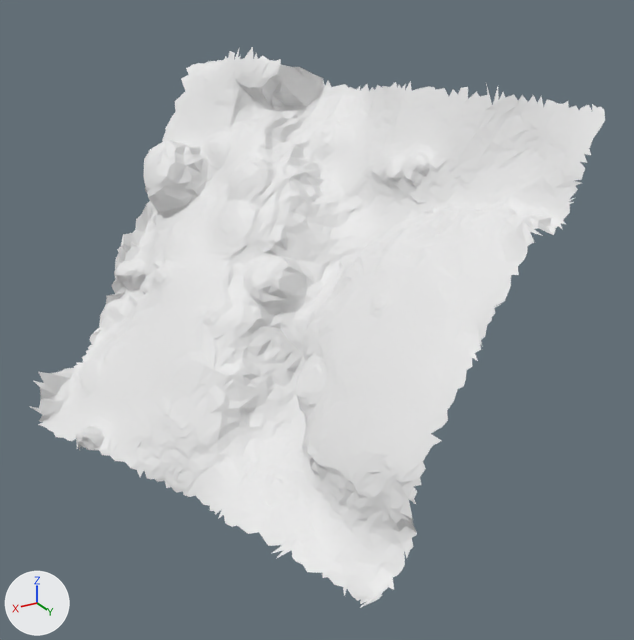
The glTF model moon small_tiles/tile_305.glb as it was, and as the next commit left it.
Both versions are drawn from a camera (50 mm lens) standing at (-17.76, 0.29, -12.91) and looking at (-22.21, -7.12, -16.62). Arrows for +X, +Y and +Z are at lower left; the lights stay in place. The older version comes first. Vertices at exactly the same position are counted once.

Objects in the first picture: 't305'.
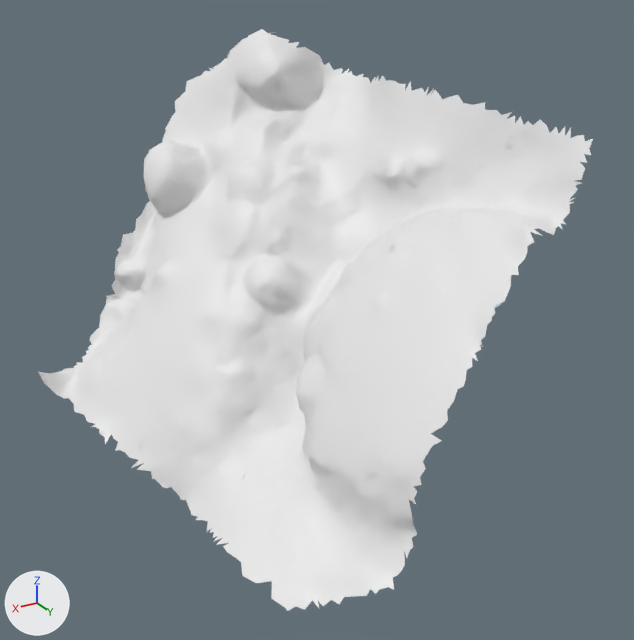
What the commit changed:
me_t305 is used by ob_t305; location (0.0, 0.0, 0.0).
me_t305 had 4957 vertices, 9553 faces and spanned x -24.21..-19.5, y -10.41..-4.66, z -18.39..-14.04.
me_t305 now has 4933 vertices, 9530 faces and spans x -24.06..-19.67, y -10.18..-4.7, z -18.58..-13.86.
me_t305 part 1: 104 vertices removed from x -21.45..-19.5, y -9.11..-4.66, z -18.39..-17.53; 85 vertices added at x -21.18..-20.44, y -7.41..-5.02, z -18.58..-18.28.
me_t305 part 2: 35 vertices removed from x -22.58..-22.11, y -10.41..-9.87, z -14.48..-14.19; 91 vertices added at x -23.7..-22.56, y -9.81..-7.93, z -14.46..-13.86.
me_t305 part 3: 61 vertices removed from x -24.21..-23.8, y -7.17..-5.29, z -14.51..-14.21.

Location of each change, [x1, y1, x2, y2] in pixels of the pictures (634 x 640 px; the box of a moved part takes in the faces that stretch with it):
't305', reshaped: before [29, 47, 605, 608]; after [38, 29, 593, 611]
part 1 of me_t305, moved or reshaped: before [29, 380, 387, 608]; after [158, 481, 344, 611]
part 2 of me_t305, built on: before [181, 56, 227, 91]; after [227, 29, 396, 91]
part 3 of me_t305, deleted: before [436, 83, 605, 141]
